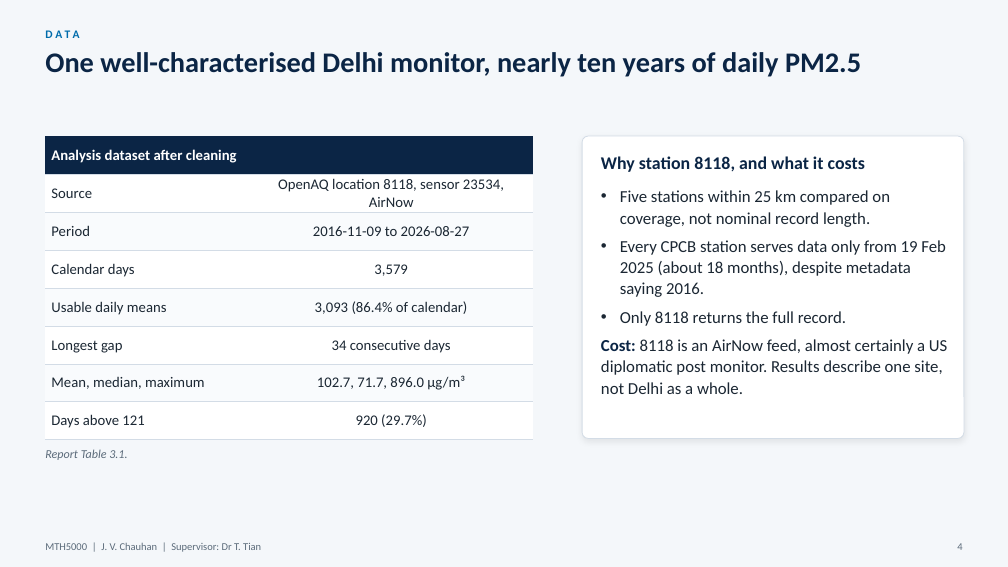
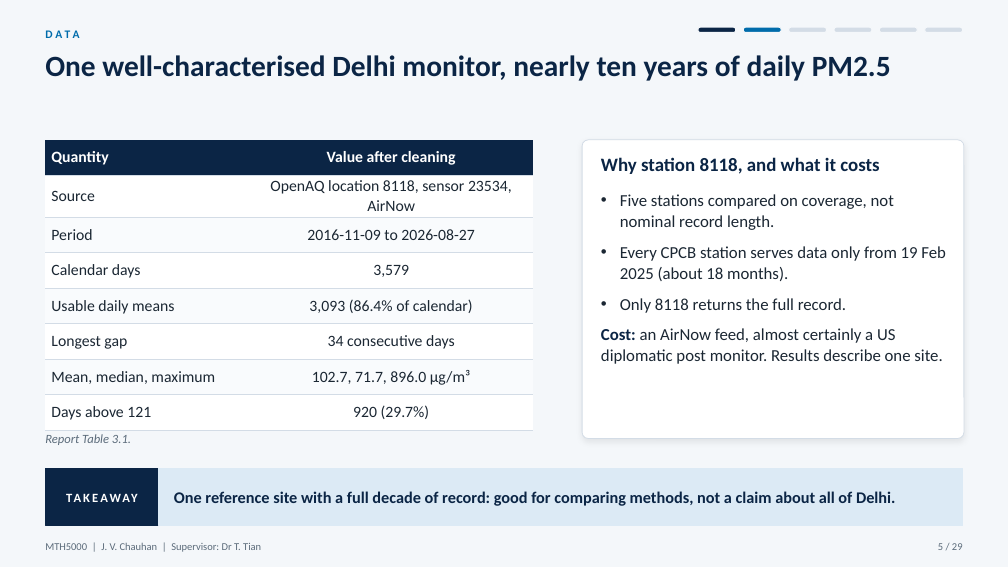
Before and after one commit to JC16092/mth5000-aqi-forecast, a slide deck: slide 5 of presentation_new/MTH5000_oral_presentation.pptx (slide 4 before the commit). Drawn at 1008x567 pixels with LibreOffice and Linux fonts; fonts in the diff are those of the drawing. Boxes give left, top, right and bottom in pixels: in the first picture for what was removed or moved away, otherwise in the second. Text is boxed around its words. In the diff, an @@ line names an element or a change of style, - is before the commit and + after.

```diff
--- a/presentation_new/MTH5000_oral_presentation.pptx
+++ b/presentation_new/MTH5000_oral_presentation.pptx
@@ rounded rectangle added at bbox=[698, 27, 736, 33], fill #0B2545, outline #F4F7FA 1 pt @@
@@ rounded rectangle added at bbox=[743, 27, 781, 33], fill #006CAB, outline #F4F7FA 1 pt @@
@@ rounded rectangle added at bbox=[789, 27, 827, 33], fill #D3DCE6, outline #F4F7FA 1 pt @@
@@ rounded rectangle added at bbox=[834, 27, 872, 33], fill #D3DCE6, outline #F4F7FA 1 pt @@
@@ rounded rectangle added at bbox=[879, 27, 917, 33], fill #D3DCE6, outline #F4F7FA 1 pt @@
@@ rounded rectangle added at bbox=[925, 27, 963, 33], fill #D3DCE6, outline #F4F7FA 1 pt @@
@@ text "One well-characterised Delhi monitor, nearly ..." at bbox=[45, 55, 891, 81]: size 27 to 28 pt @@
@@ table at bbox=[45, 140, 533, 424] @@
-row 1, column 1: Analysis dataset after cleaning
+row 1, column 1: Quantity
-row 1, column 2: 
+row 1, column 2: Value after cleaning
@@ size 14 to 15 pt in "Source", "OpenAQ location 8118, sensor 23534, AirNow", "Period", "2016-11-09 to 2026-08-27" and 10 more places @@
@@ table: place and size @@
-table at bbox=[45, 136, 533, 432]
+table at bbox=[45, 140, 533, 424]
@@ rounded rectangle: place and size @@
-rounded rectangle at bbox=[582, 136, 964, 439]
+rounded rectangle at bbox=[582, 140, 964, 439]
@@ text "Why station 8118, and what ..." at bbox=[601, 157, 879, 174]: size 17 to 18 pt @@
@@ text at bbox=[620, 194, 946, 281]: text changed @@
-• Five stations within 25 km compared on coverage, not nominal record length.
-• Every CPCB station serves data only from 19 Feb 2025 (about 18 months), despite metadata saying 2016.
+• Five stations compared on coverage, not nominal record length.
+• Every CPCB station serves data only from 19 Feb 2025 (about 18 months).
@@ text at bbox=[620, 298, 846, 313]: more space between paragraphs @@
@@ text at bbox=[601, 328, 942, 364]: text changed @@
-• Cost: 8118 is an AirNow feed, almost certainly a US diplomatic post monitor. Results describe one site, not Delhi as a whole.
+• Cost: an AirNow feed, almost certainly a US diplomatic post monitor. Results describe one site.
@@ text "Report Table 3.1.": place and size @@
-text "Report Table 3.1." at bbox=[45, 449, 127, 460]
+text "Report Table 3.1." at bbox=[45, 434, 131, 445]
@@ text "Report Table 3.1." at bbox=[45, 434, 131, 445]: size 11.5 to 12 pt @@
@@ rectangle added at bbox=[45, 469, 159, 526], fill #0B2545, outline #0B2545 1 pt @@
@@ text added at bbox=[45, 469, 159, 526], 12 pt, text #FFFFFF, bold @@
+TAKEAWAY
@@ rectangle added at bbox=[159, 469, 963, 526], fill #DCEAF5, outline #DCEAF5 1 pt @@
@@ text added at bbox=[174, 491, 895, 506], 15.5 pt, text #0B2545, bold @@
+One reference site with a full decade of record: good for comparing methods, not a claim about all of Delhi.
@@ text at bbox=[938, 543, 963, 550]: text changed @@
-4
+5 / 29
```
Also in this commit, not shown: 31 other slides changed, 6 slides added, 1 slide removed, 6 other files.
